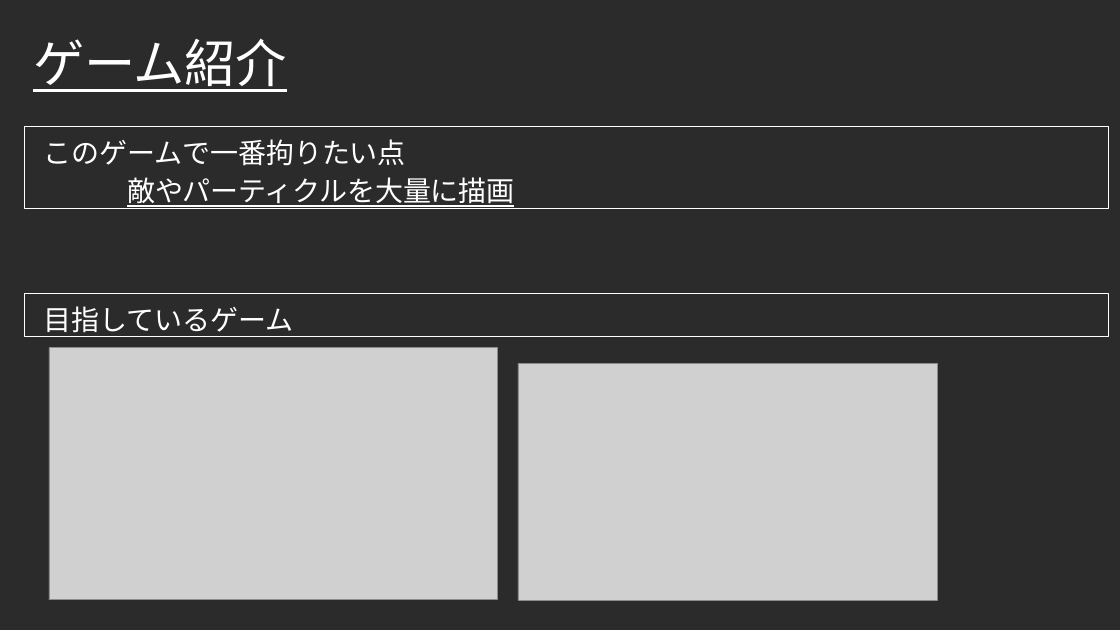
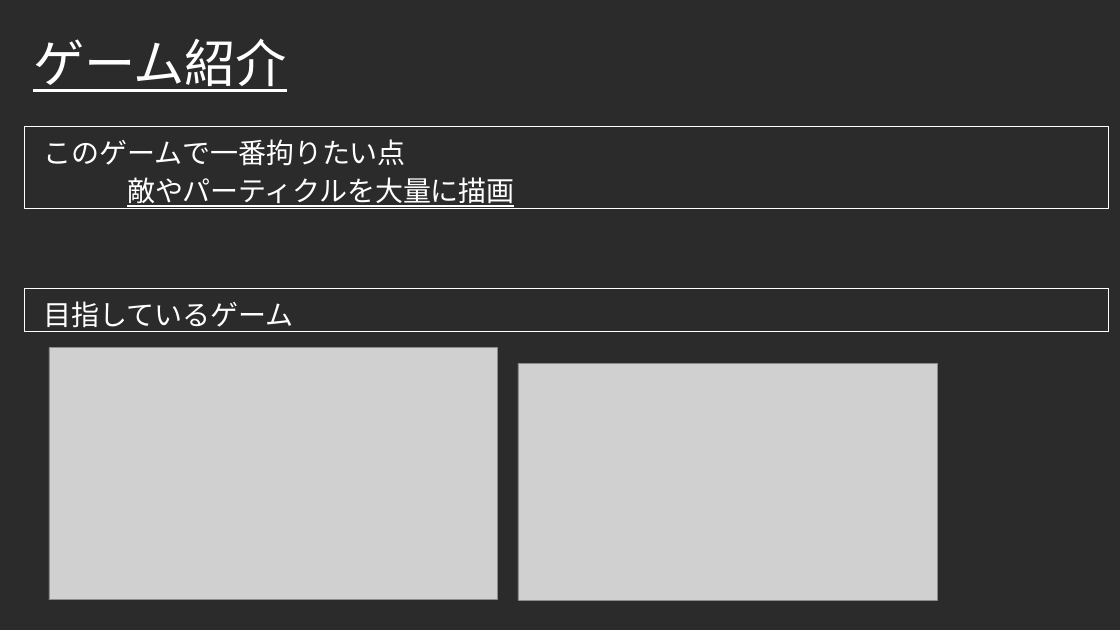
Before and after one commit to Takeshi0106/Action_Game, a slide deck: slide 4 of 就職作品制作アピール.pptx. Drawn at 1120x630 pixels with LibreOffice and Linux fonts; fonts in the diff are those of the drawing; grey boxes stand for pictures; background and template pictures are left out; a plain dark background stands for a picture behind light text. Boxes give left, top, right and bottom in pixels: in the first picture for what was removed or moved away, otherwise in the second. Text is boxed around its words. In the diff, an @@ line names an element or a change of style, - is before the commit and + after.

```diff
--- a/就職作品制作アピール.pptx
+++ b/就職作品制作アピール.pptx
@@ rectangle "目指しているゲーム": place and size @@
-rectangle "目指しているゲーム" at box(24, 294, 1108, 337)
+rectangle "目指しているゲーム" at box(24, 288, 1108, 331)
@@ rectangle "目指しているゲーム" at box(24, 288, 1108, 331): vertical alignment top to middle @@
```
Also in this commit, not shown: 2 other slides changed, 11 slides removed, 1 other file.
